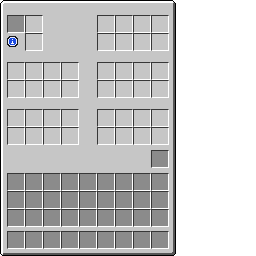
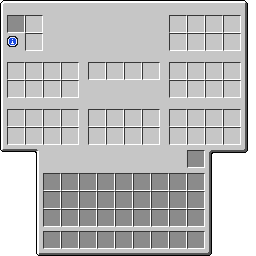
Layered file, before and after one edit (256px x 256px). Changes by layer:
painted on "Mockup" over [7, 15, 241, 168]
painted on "Slots" over [7, 62, 241, 249]
painted on "Background" over [0, 0, 248, 256]
